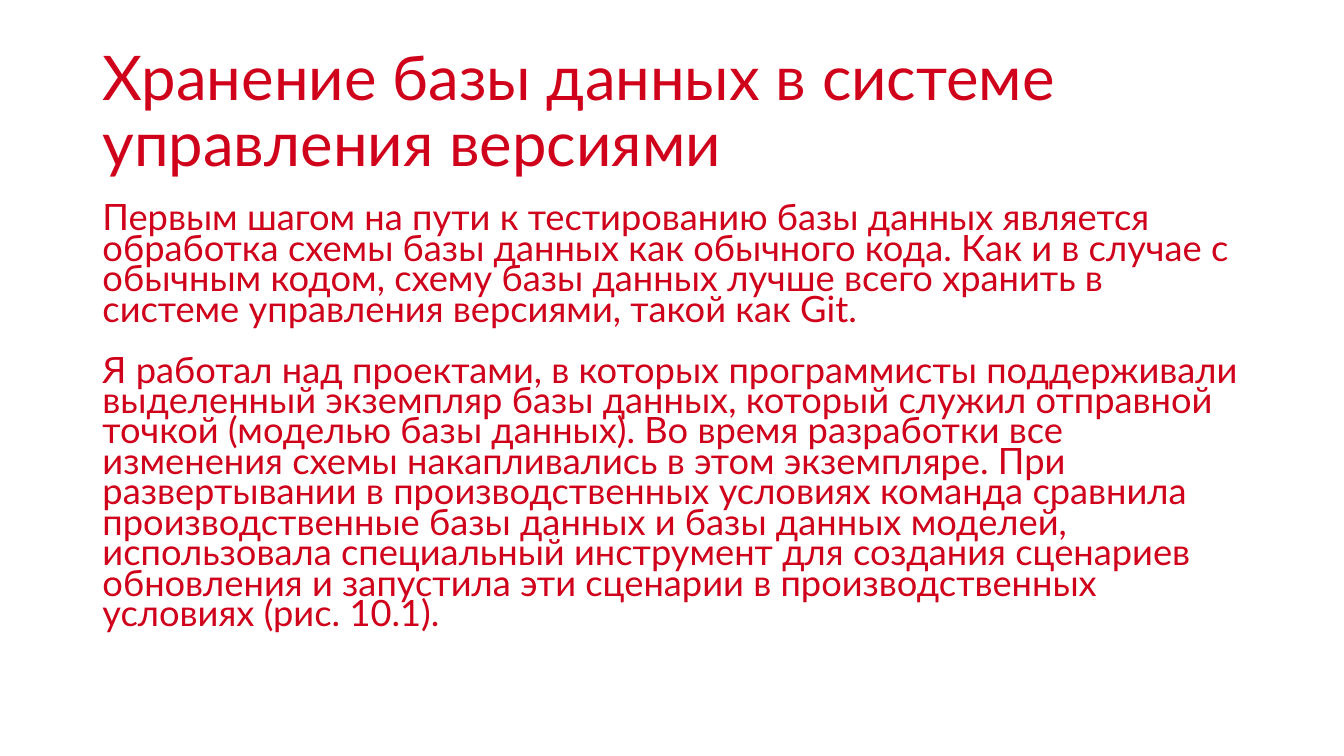
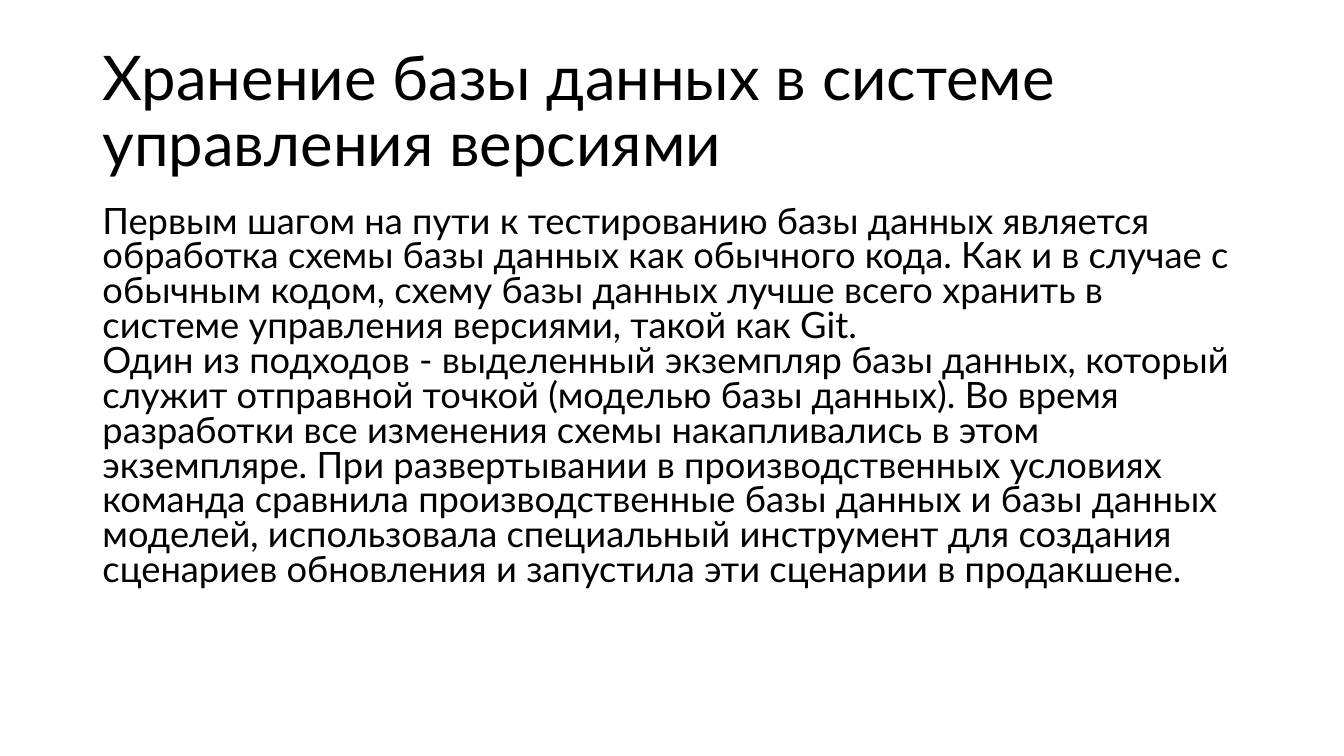
Before and after one commit to Sa1Gur/DbTest.Containers, a slide deck: slide 4 of DbaseTesting.pptx (slide 6 before the commit). Drawn at 1344x756 pixels with LibreOffice and Linux fonts; fonts in the diff are those of the drawing. Boxes give left, top, right and bottom in pixels: in the first picture for what was removed or moved away, otherwise in the second. Text is boxed around its words. In the diff, an @@ line names an element or a change of style, - is before the commit and + after.

Commit message:
cleanup text

```diff
--- a/DbaseTesting.pptx
+++ b/DbaseTesting.pptx
@@ title "Хранение базы данных в системе ..." at (x1=102, y1=55, x2=1055, y2=177): text colour #D0021B to #000000 @@
@@ text at (x1=102, y1=208, x2=1228, y2=589): text changed; text colour #D0021B to #000000 @@
-Первым шагом на пути к тестированию базы данных является обработка схемы базы данных как обычного кода. Как и в случае с обычным кодом, схему базы данных лучше всего хранить в системе управления версиями, такой как Git.
-Я работал над проектами, в которых программисты поддерживали выделенный экземпляр базы данных, который служил отправной точкой (моделью базы данных). Во время разработки все изменения схемы накапливались в этом экземпляре. При развертывании в производственных условиях команда сравнила производственные базы данных и базы данных моделей, использовала специальный инструмент для создания сценариев обновления и запустила эти сценарии в производственных условиях (рис. 10.1).
+Первым шагом на пути к тестированию базы данных является обработка схемы базы данных как обычного кода. Как и в случае с обычным кодом, схему базы данных лучше всего хранить в системе управления версиями, такой как Git.
+Один из подходов - выделенный экземпляр базы данных, который служит отправной точкой (моделью базы данных). Во время разработки все изменения схемы накапливались в этом экземпляре. При развертывании в производственных условиях команда сравнила производственные базы данных и базы данных моделей, использовала специальный инструмент для создания сценариев обновления и запустила эти сценарии в продакшене.
```
Also in this commit, not shown: 20 other slides changed, 3 slides added, 4 slides removed.
